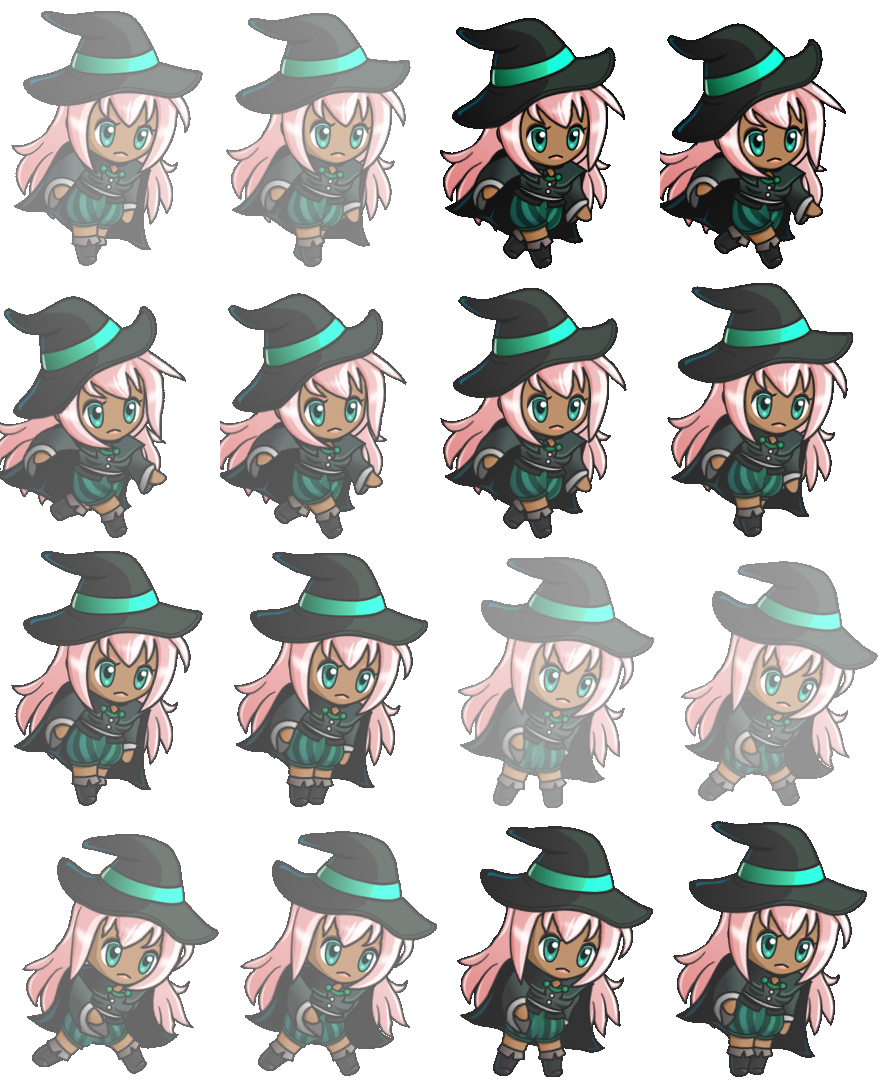
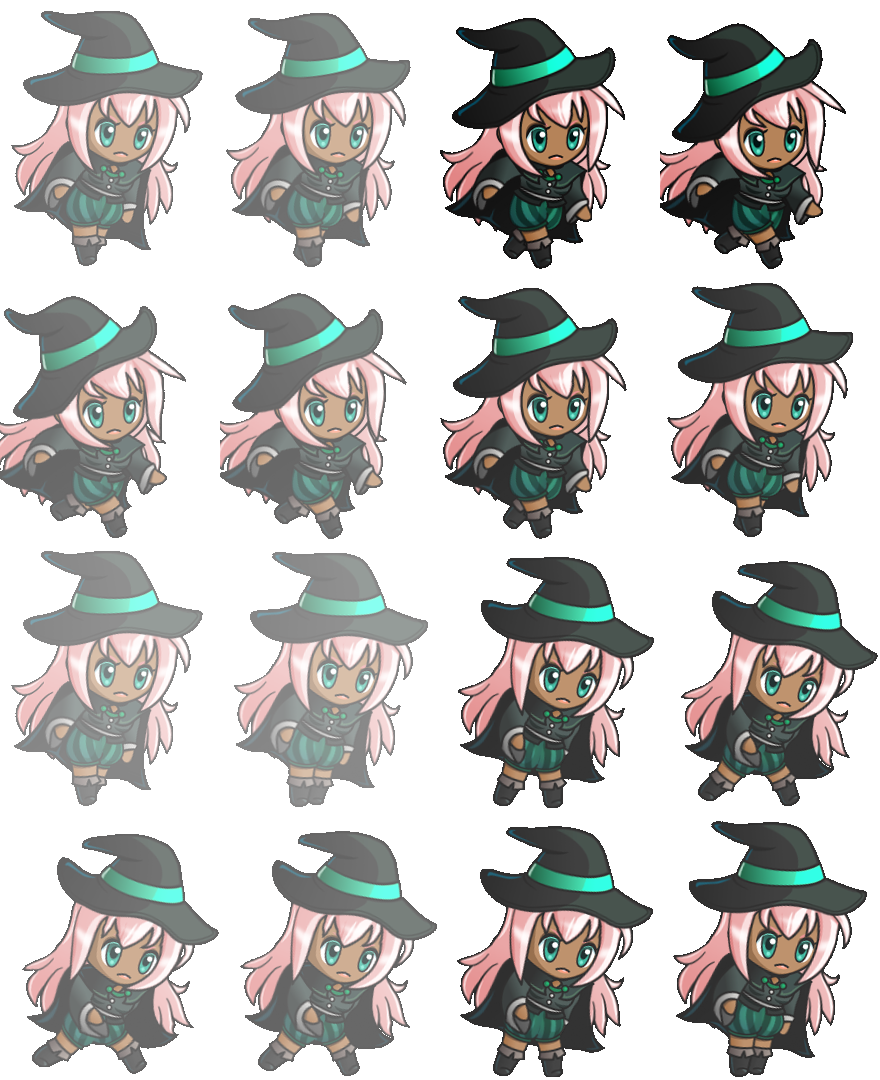
Layered file, before and after one edit (880 x 1080). Changes by layer:
"Pintar camada 1(colado)" (1st of 8): opacity 53% → 61% over [left=4, top=11, right=411, bottom=320]
painted on "Pintar camada 1(colado)" (2nd of 8) over [left=384, top=60, right=411, bottom=210]
"Pintar camada 1(colado)" (3rd of 8): opacity 72% → 64%, painted on it over [left=0, top=256, right=428, bottom=640]
painted on "Pintar camada 1(colado)" (4th of 8) over [left=384, top=359, right=856, bottom=640]
"Pintar camada 1(colado)" (5th of 8): opacity 76% → 51%, painted on it over [left=11, top=512, right=428, bottom=807]
"Pintar camada 1(colado)" (6th of 8): opacity 46% → 87% over [left=458, top=557, right=878, bottom=808]
painted on "Pintar camada 1(colado)" (8th of 8) over [left=493, top=768, right=834, bottom=808]
